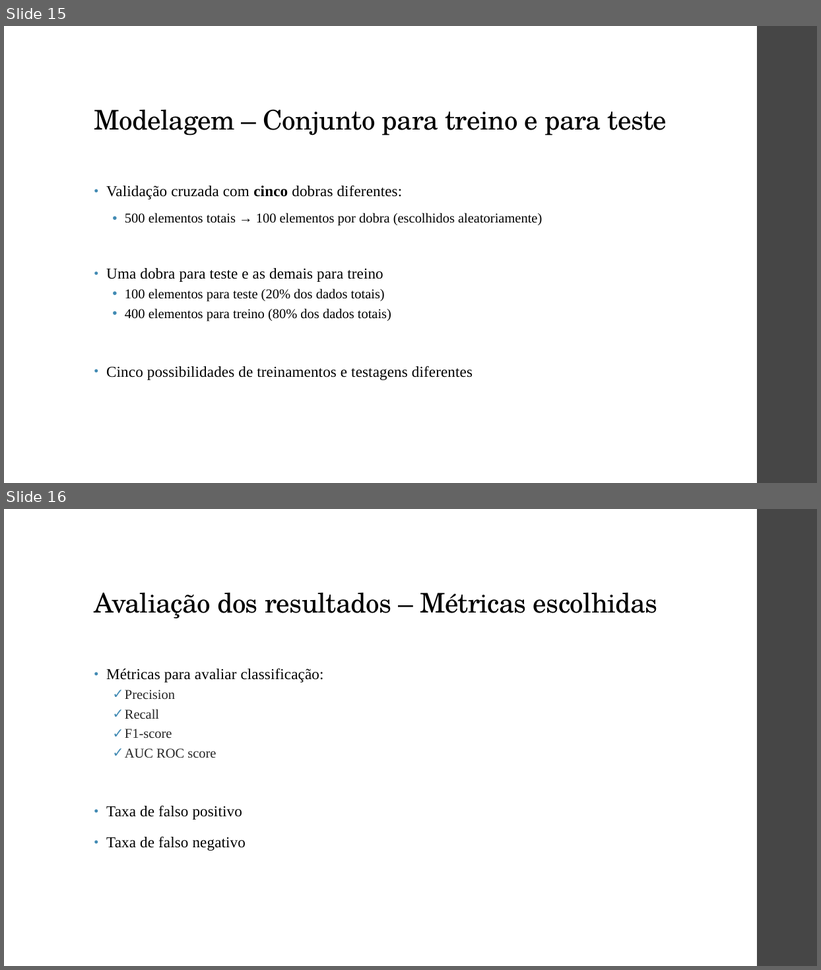
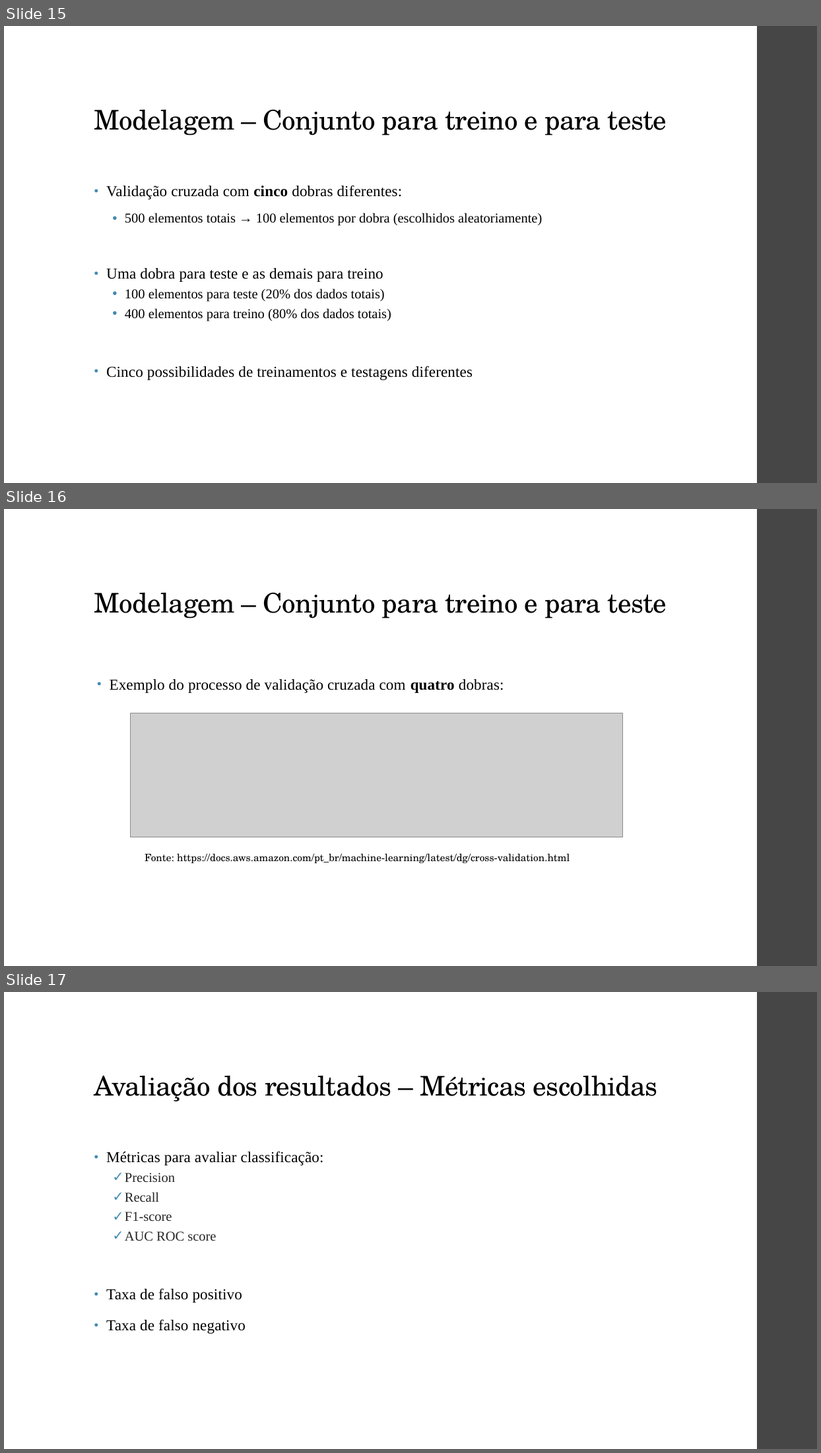
Before and after one commit to ViniPilan/avc-modeling, a slide deck: apresentação.odp. Shown one above the other, each under a label of ours: slides 15 and 16 before the commit, slides 15, 16 and 17 after it. The pictures are 821x970 and 821x1453 pixels, drawn with LibreOffice and Linux fonts; fonts in the diff are those of the drawing; grey boxes stand for pictures. Boxes give left, top, right and bottom in pixels: in the first picture for what was removed or moved away, otherwise in the second. Text is boxed around its words. In the diff, an @@ line names an element or a change of style, - is before the commit and + after.

```diff
--- a/apresentação.odp
+++ b/apresentação.odp
@@ slide 16 added at [4, 509, 817, 966], background #FFFFFF; not listed: 1 template element that a slide beside it also shows @@
@@ title added at [94, 592, 667, 619], 32 pt, text #000000 @@
+Modelagem – Conjunto para treino e para teste
@@ text added at [110, 679, 504, 693], 18 pt, text #000000 @@
+• Exemplo do processo de validação cruzada com quatro dobras:
@@ picture added at [130, 714, 622, 838] @@
@@ text added at [145, 854, 570, 863], 12 pt, text #000000 @@
+Fonte: https://docs.aws.amazon.com/pt_br/machine-learning/latest/dg/cross-validation.html
@@ what was slide 16 is now slide 17 @@
```
Also in this commit, not shown: 6 slides changed, 2 other files.
